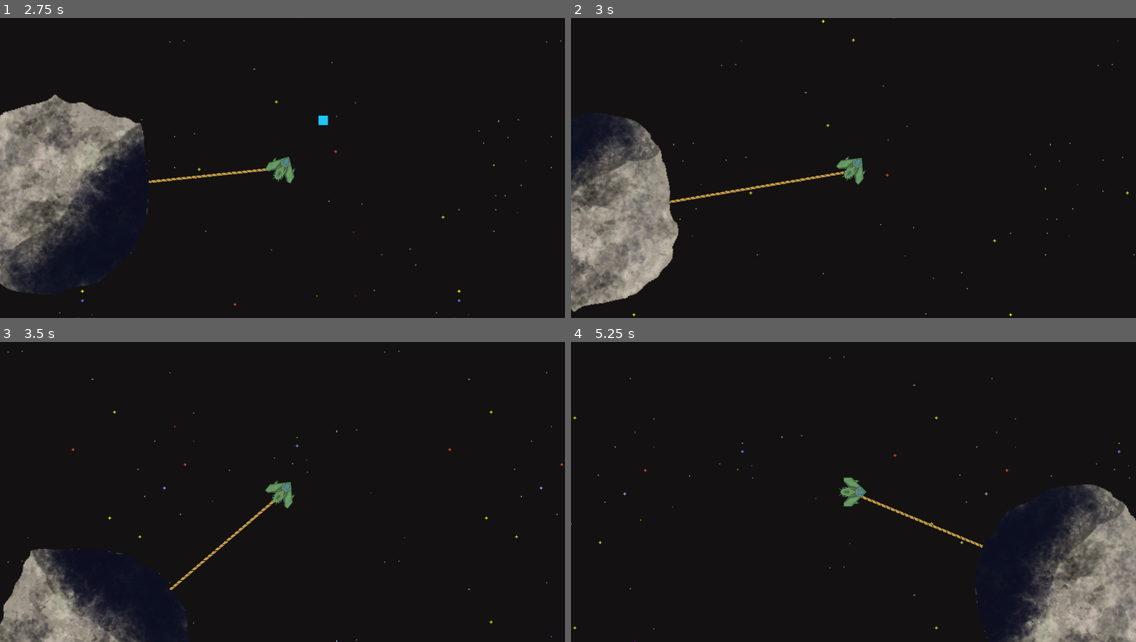
Above: before the commit, frames 1-4 (two rows, left to right).
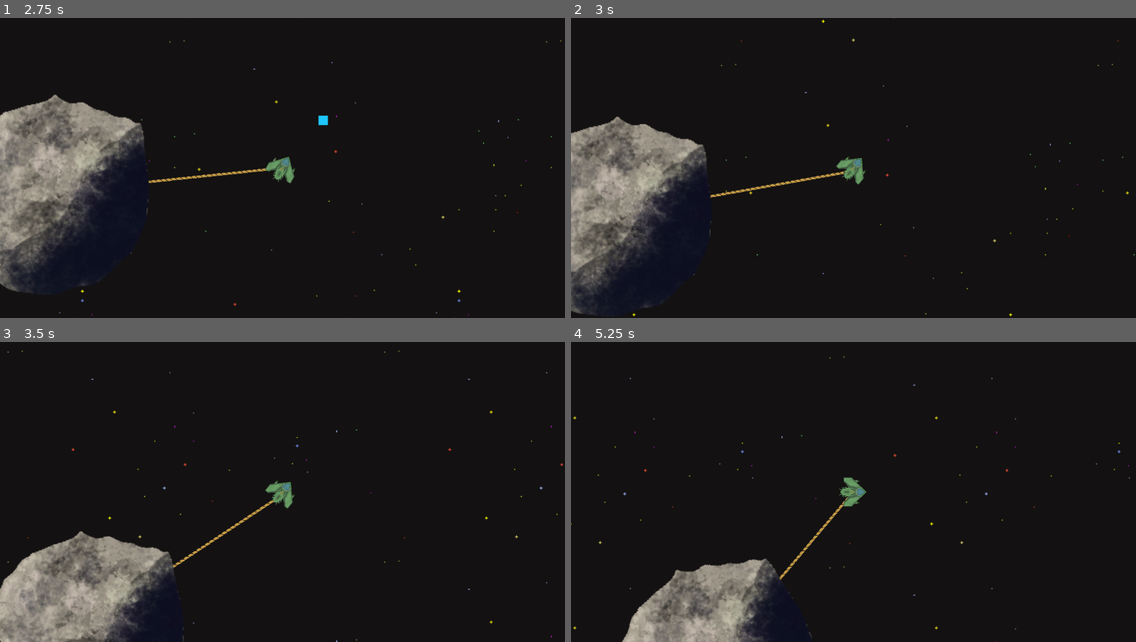
Above: after the commit, the same moments.

Repository: Vassily-Petrousevitch/GalacticHeist
Game: Godot game, scene res://main.tscn
Same seed, same stepped clock (60 frames per second), same inputs: the game is played once before the commit and once after it.
Inputs (mouse positions are in pixels of both pictures, inside the frame that each line leads up to):
- Up to frame 1 (2.75 s): tap Enter at 0.5 s; move the mouse to (39, 192) at 0.52 s; hold D (rotate_right) 0.53-1.28 s; right-click (39, 192) at 0.6 s; move the mouse to (169, 183) at 1.27 s; hold S (brake) 1.28-2.03 s; right-click (169, 183) at 1.35 s; tap Space at 2 s; move the mouse to (339, 102) at 2.02 s; press the mouse at (339, 102) at 2.03 s; hold D (rotate_right) from 2.03 s (still down); right-click (339, 102) at 2.3 s
- Up to frame 2 (3 s): move the mouse to (825, 228) at 2.77 s; release D (rotate_right) at 2.78 s; release the mouse at (825, 228) at 2.78 s; hold W (accelerate) from 2.78 s (still down); right-click (825, 228) at 2.85 s
- Up to frame 3 (3.5 s): keep holding W (accelerate)
- Up to frame 4 (5.25 s): move the mouse to (1023, 537) at 3.52 s; release W (accelerate) at 3.53 s; hold A (rotate_left) 3.53-5.03 s; right-click (1023, 537) at 3.6 s; move the mouse to (684, 447) at 4.27 s; click (684, 447) at 4.35 s; right-click (684, 447) at 4.55 s; move the mouse to (881, 492) at 5.02 s; hold S (brake) from 5.03 s (still down); right-click (881, 492) at 5.1 s

Frame 1 is identical in both runs. In frame 2, 9.5% of the frame differs, in the area x 0-48%, y 32-100%; in frame 3, 6.9%; in frame 4, 14%, in the area x 9-100%, y 47-100%.

Commit message:
better rope behavior!

Diff:
--- a/entities/player.gd
+++ b/entities/player.gd
@@ -94,9 +94,10 @@
 		joint2.node_b = rope.get_path()
 		get_parent().add_child(joint2)
 
-		# Prevent the wiggles
-		object.inertia = 5
-		object.angular_damp = 10000
+		# Wiggle prevention
+		object.linear_damp = 100000
+		object.angular_damp = 100000
+
 
 func setRotation():
 	var rotate_direction = 0;
--- a/entities/player.tscn
+++ b/entities/player.tscn
@@ -4,6 +4,7 @@
 [ext_resource type="Texture2D" uid="uid://n2l6gnif0077" path="res://Assets/Ships/ship2_c2.png" id="2_i7id4"]
 
 [node name="Player" type="CharacterBody2D"]
+scale = Vector2(0.5, 0.5)
 collision_layer = 2
 collision_mask = 3
 script = ExtResource("1_kmiig")
--- a/main.gd
+++ b/main.gd
@@ -7,5 +7,5 @@
 	pass
 
 # Called every frame. 'delta' is the elapsed time since the previous frame.
-func _process(delta):
+func _process(_delta):
 	pass
